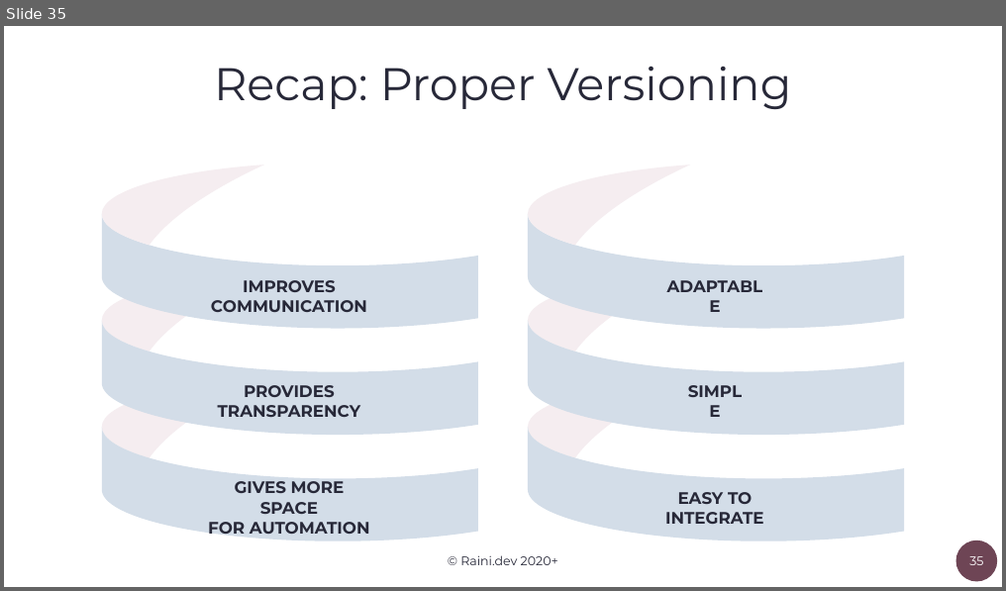
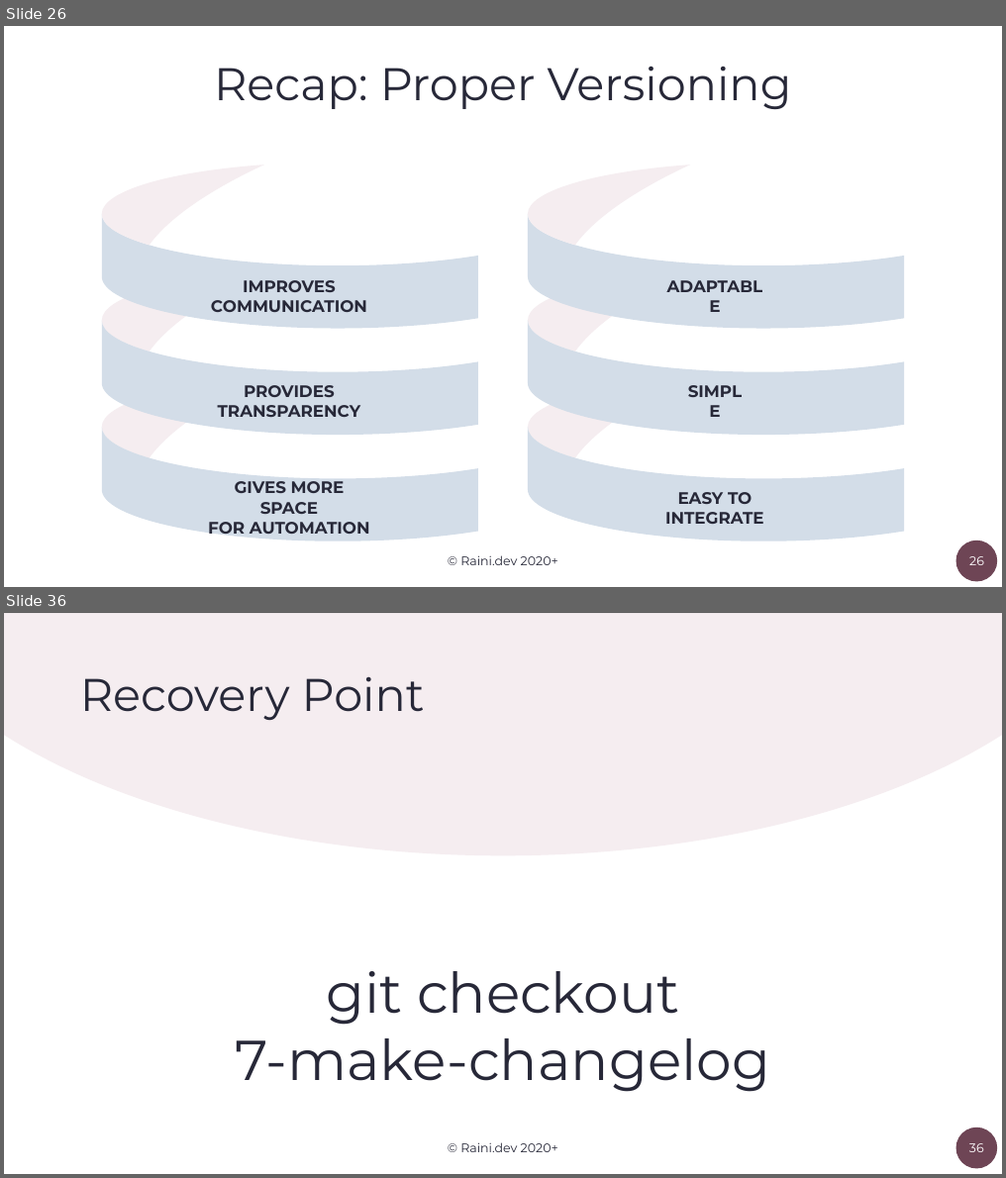
Before and after one commit to orlowdev/clean-project-history-with-semver-and-changelogs, a slide deck: Semantic-Versioning-at-Scale.pptx. Shown one above the other, each under a label of ours: slide 35 before the commit, slides 26 and 36 after it; the slides between them are not shown. The pictures are 1006x591 and 1006x1178 pixels, drawn with LibreOffice and Linux fonts; fonts in the diff are those of the drawing. Boxes give left, top, right and bottom in pixels: in the first picture for what was removed or moved away, otherwise in the second. Text is boxed around its words. In the diff, an @@ line names an element or a change of style, - is before the commit and + after.

```diff
--- a/Semantic-Versioning-at-Scale.pptx
+++ b/Semantic-Versioning-at-Scale.pptx
@@ slide 36 added at box(4, 613, 1002, 1174), background #FFFFFF; not listed: 1 template element that a slide beside it also shows @@
@@ ellipse added at box(4, 613, 1002, 856), fill #F5EDF0 @@
@@ title added at box(80, 676, 425, 720), 44 pt, text #272838 @@
+Recovery Point
@@ text added at box(236, 971, 770, 1092), 54 pt, text #272838 @@
+git checkout
+7-make-changelog
@@ text added at box(460, 1143, 558, 1153), 12 pt, text #272838 @@
+© Raini.dev 2020+
@@ page number added at box(969, 1144, 984, 1153), 12 pt, text #FFFFFF @@
+36
@@ what was slide 35 is now slide 26 @@
@@ page number at box(969, 557, 984, 566): text changed @@
-35
+26
```
Also in this commit, not shown: 15 slides changed, 3 other slides added, 2 slides removed.
